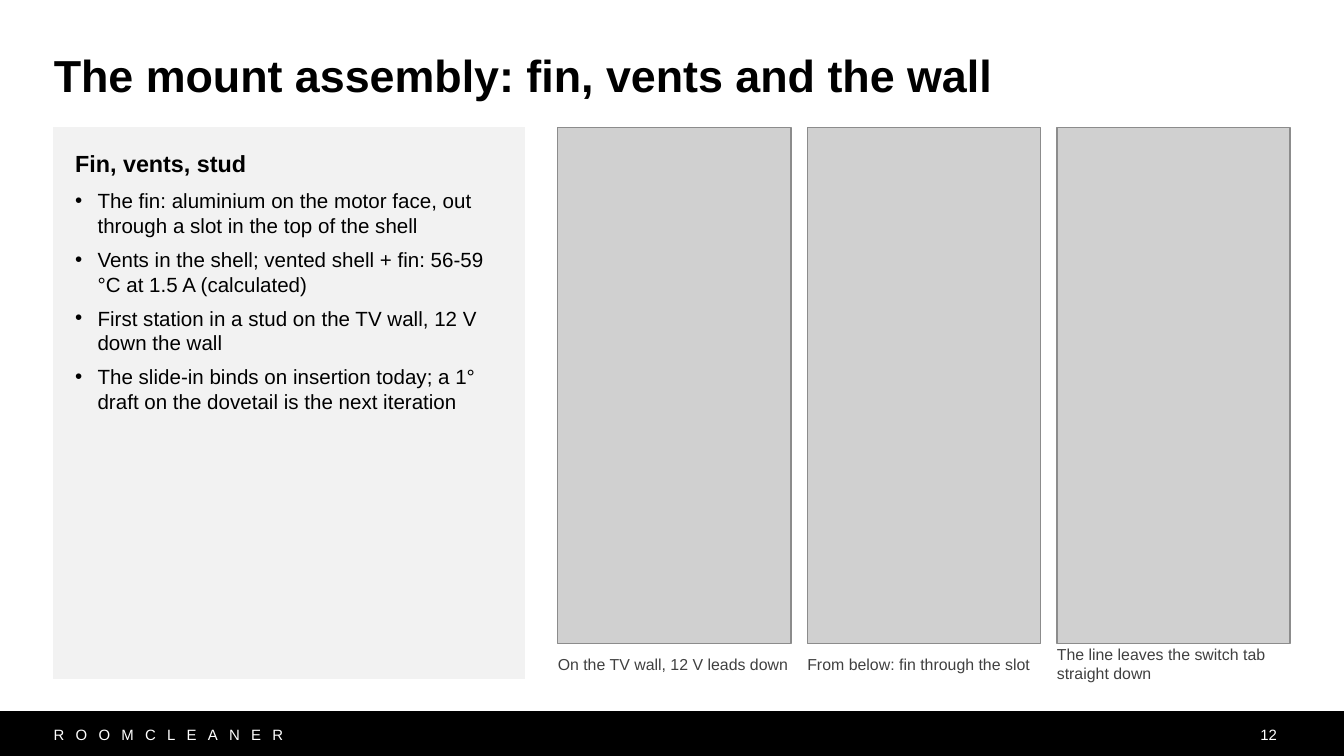
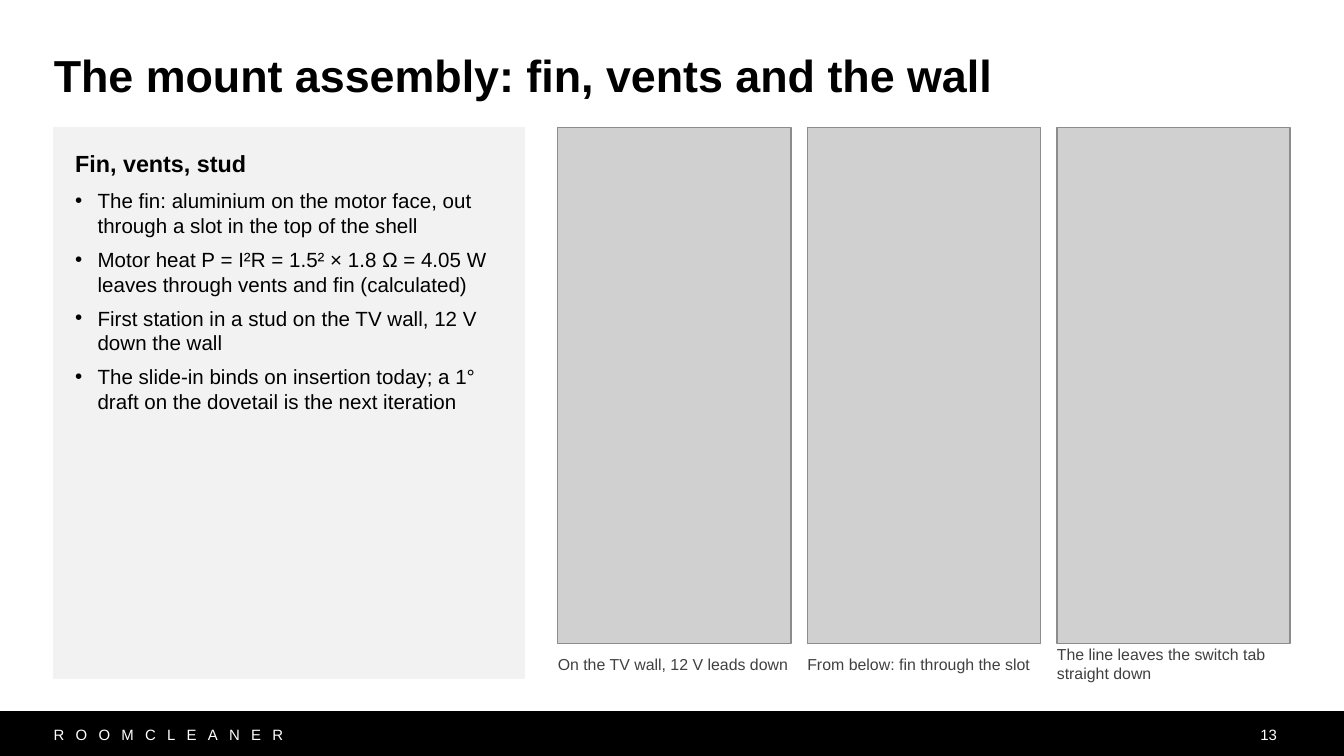
Before and after one commit to Jaspario1199/RoomCleaner, a slide deck: slide 13 of docs/presentation/deck_v10/RoomCleaner_Buntinx_v10.pptx (slide 12 before the commit). Drawn at 1344x756 pixels with LibreOffice and Linux fonts; fonts in the diff are those of the drawing; grey boxes stand for pictures. Boxes give left, top, right and bottom in pixels: in the first picture for what was removed or moved away, otherwise in the second. Text is boxed around its words. In the diff, an @@ line names an element or a change of style, - is before the commit and + after.

```diff
--- a/docs/presentation/deck_v10/RoomCleaner_Buntinx_v10.pptx
+++ b/docs/presentation/deck_v10/RoomCleaner_Buntinx_v10.pptx
@@ text in rectangle at bbox=[98, 252, 486, 297]: text changed @@
-• Vents in the shell; vented shell + fin: 56-59 °C at 1.5 A (calculated)
+• Motor heat P = I²R = 1.5² × 1.8 Ω = 4.05 W leaves through vents and fin (calculated)
@@ page number at bbox=[1260, 729, 1277, 740]: text changed @@
-12
+13
```
Also in this commit, not shown: 9 other slides changed, 3 slides added, 2 slides removed, 9 other files.
